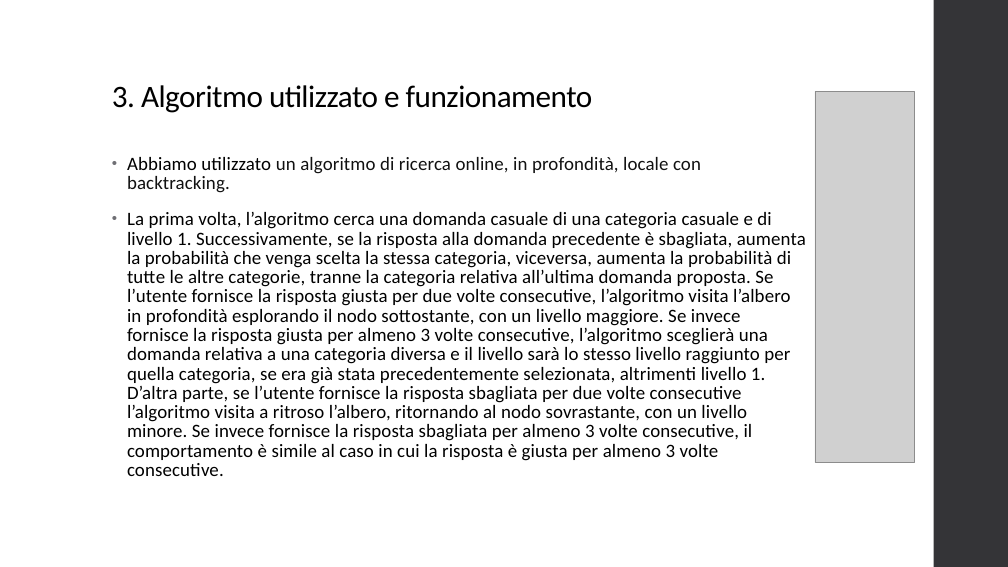
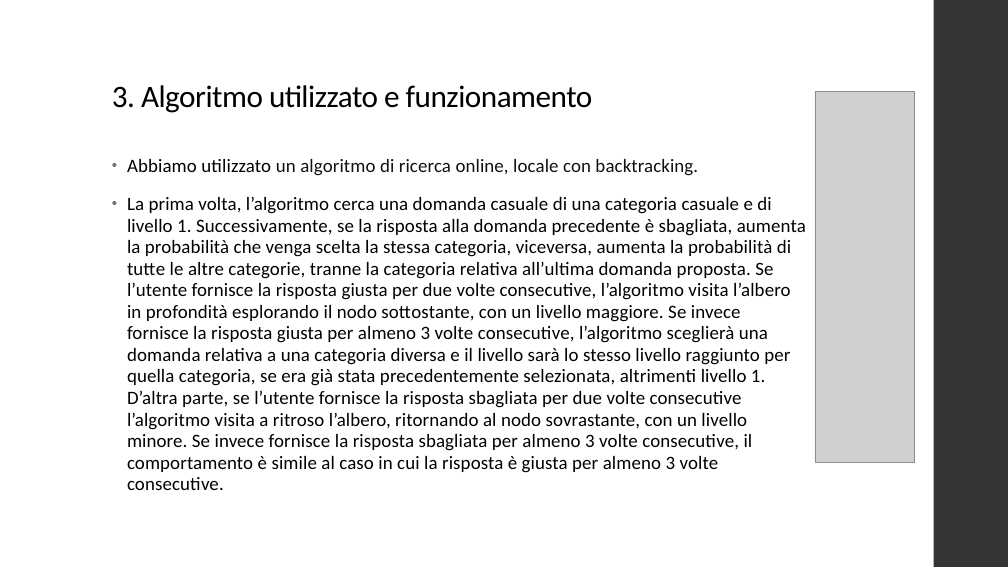
Before and after one commit to Crex99/KEY-KNOWLEDGE, a slide deck: slide 4 of FIA/KEY_KNOWNLEDGE.pptx. Drawn at 1008x567 pixels with LibreOffice and Linux fonts; fonts in the diff are those of the drawing; grey boxes stand for pictures. Boxes give left, top, right and bottom in pixels: in the first picture for what was removed or moved away, otherwise in the second. Text is boxed around its words. In the diff, an @@ line names an element or a change of style, - is before the commit and + after.

```diff
--- a/FIA/KEY_KNOWNLEDGE.pptx
+++ b/FIA/KEY_KNOWNLEDGE.pptx
@@ text at bbox=[127, 159, 698, 176]: text changed @@
-• Abbiamo utilizzato un algoritmo di ricerca online, in profondità, locale con backtracking.
+• Abbiamo utilizzato un algoritmo di ricerca online, locale con backtracking.
@@ text at bbox=[127, 197, 806, 490]: line spacing 0.85 to 0.95 @@
```
Also in this commit, not shown: 4 other slides changed, 1 slide added, 1 other file.
